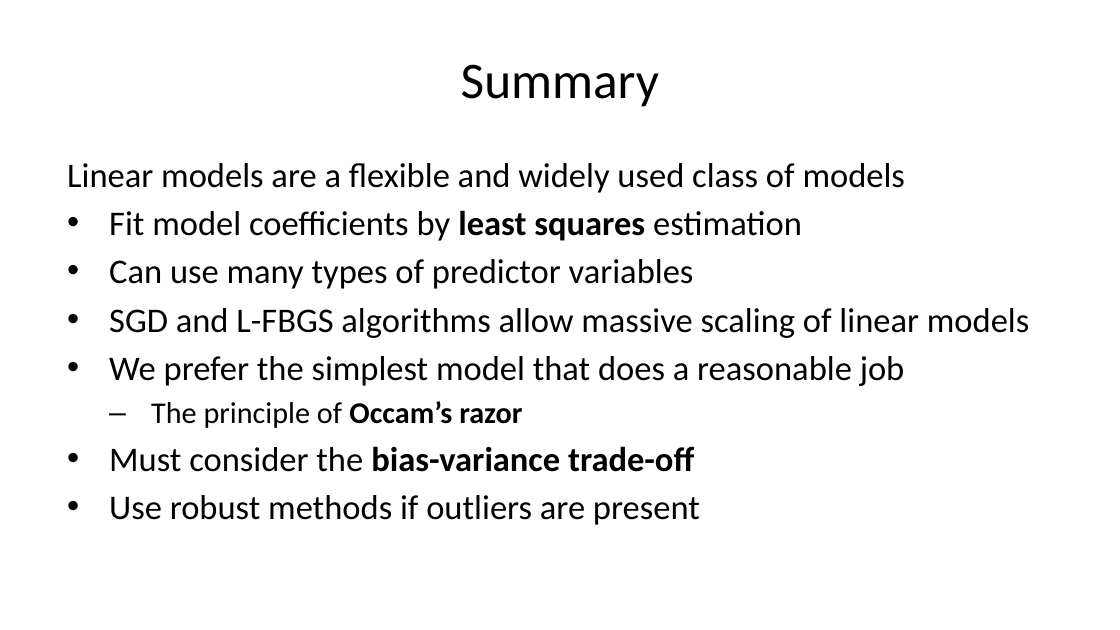
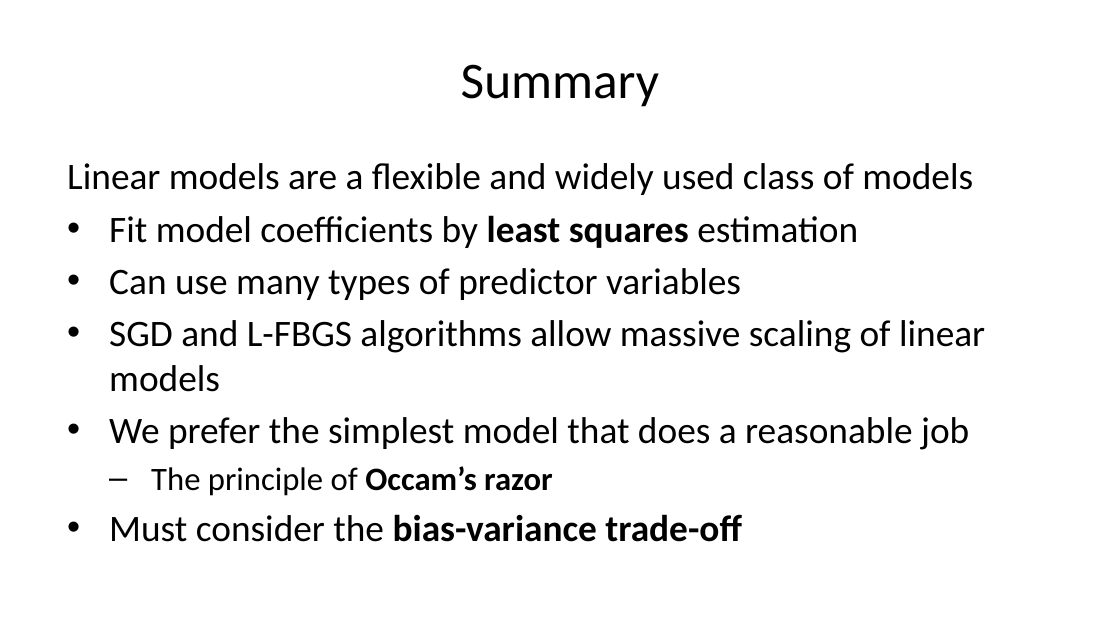
Before and after one commit to StephenElston/CSCI-E-83, a slide deck: slide 54 of LectureSlides/08_IntroductionToLinearModels.pptx (slide 55 before the commit). Drawn at 1120x630 pixels with LibreOffice and Linux fonts; fonts in the diff are those of the drawing. Boxes give left, top, right and bottom in pixels: in the first picture for what was removed or moved away, otherwise in the second. Text is boxed around its words. In the diff, an @@ line names an element or a change of style, - is before the commit and + after.

```diff
--- a/LectureSlides/08_IntroductionToLinearModels.pptx
+++ b/LectureSlides/08_IntroductionToLinearModels.pptx
@@ text "Linear models are a flexible ..." at bbox=[67, 163, 985, 542]: size 22.2 to 24 pt; size 19.4 to 21 pt in "The principle of Occam’s razor" @@
@@ text at bbox=[109, 495, 700, 525]: paragraph removed @@
-• Use robust methods if outliers are present
```
Also in this commit, not shown: 13 other slides changed, 1 slide added, 1 slide removed.
